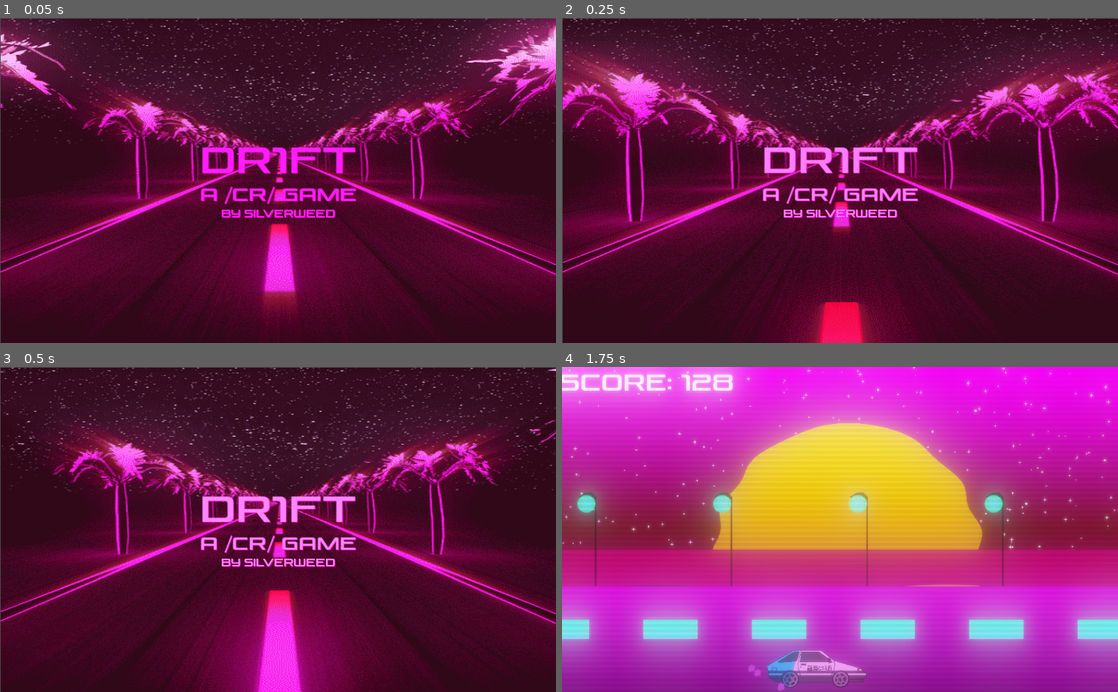
Above: before the commit, frames 1-4 (two rows, left to right).
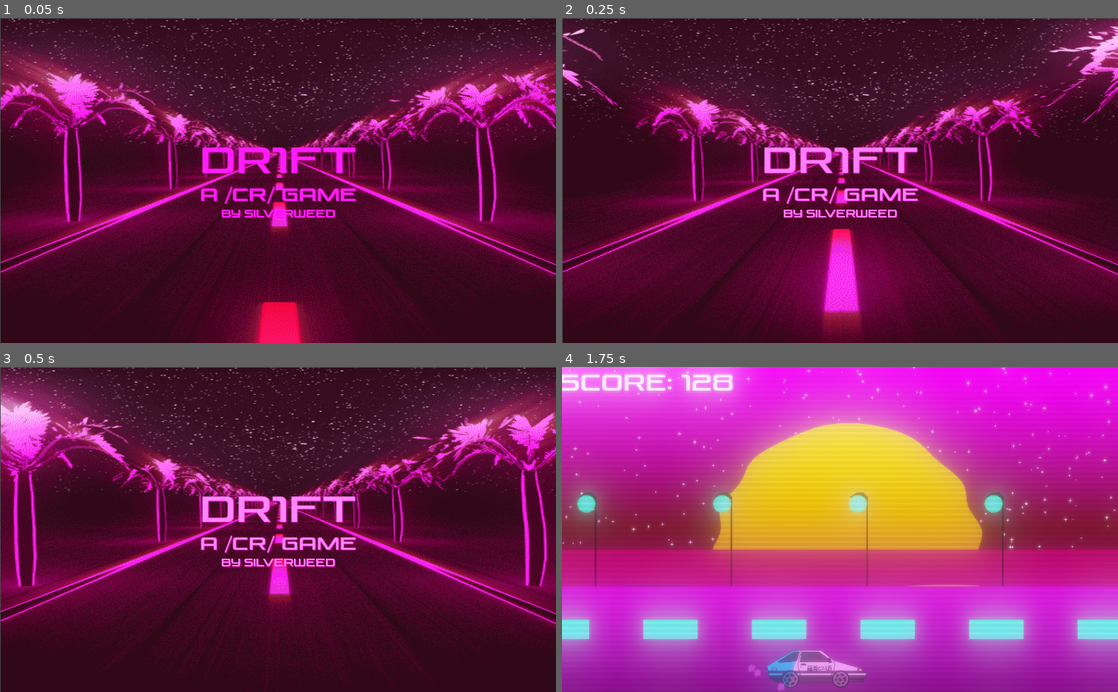
Above: after the commit, the same moments.

Repository: silverweed/dr1ft
Game: Godot game, scene res://Splash.tscn
Two runs of this game, one before a commit and one after it. Both use one fixed random seed, a clock stepped at 60 frames per second and the inputs below.
Inputs (mouse positions are in pixels of both pictures, inside the frame that each line leads up to):
- Up to frame 1 (0.05 s): no input
- Up to frame 2 (0.25 s): no input
- Up to frame 3 (0.5 s): no input
- Up to frame 4 (1.75 s): move the mouse to (962, 513) at 0.52 s; press the mouse at (962, 513) at 0.53 s; hold D (right) 0.53-1.28 s; tap Shift (drift) at 0.8, 1.35 s; move the mouse to (728, 545) at 1.27 s; release the mouse at (728, 545) at 1.28 s; hold S (down) from 1.28 s (still down); click (728, 545) at 1.55 s

The runs differ from the first frame. In frame 1, 31% of the frame differs, in the area x 0-100%, y 0-100%; in frame 2, 32%; in frame 3, 34%; in frame 4, nothing differs.

Commit message:
add ysort

Diff:
--- a/DriftLabel.gd
+++ b/DriftLabel.gd
@@ -1,6 +1,6 @@
 extends Label
 
-onready var car = $"/root/Game/Car"
+onready var car = $"/root/Game/YSort/Car"
 onready var score_label = $"/root/Game/ScoreLabel"
 
 var drifting = false
--- a/Game.tscn
+++ b/Game.tscn
@@ -10,10 +10,10 @@
 [ext_resource path="res://assets/bars.png" type="Texture" id=8]
 [ext_resource path="res://assets/dejavu_cut.ogg" type="AudioStream" id=9]
 [ext_resource path="res://AudioStreamPlayer.gd" type="Script" id=10]
-[ext_resource path="res://Car.tscn" type="PackedScene" id=11]
-[ext_resource path="res://assets/venus rising rg.ttf" type="DynamicFontData" id=12]
-[ext_resource path="res://DriftLabel.gd" type="Script" id=13]
-[ext_resource path="res://ScoreLabel.gd" type="Script" id=14]
+[ext_resource path="res://assets/venus rising rg.ttf" type="DynamicFontData" id=11]
+[ext_resource path="res://DriftLabel.gd" type="Script" id=12]
+[ext_resource path="res://ScoreLabel.gd" type="Script" id=13]
+[ext_resource path="res://Car.tscn" type="PackedScene" id=14]
 [ext_resource path="res://NPCCarSpawner.tscn" type="PackedScene" id=15]
 
 [sub_resource type="Environment" id=1]
@@ -191,13 +191,7 @@
 editor_draw_drag_margin = false
 _sections_unfolded = [ "Material", "Visibility" ]
 
-[node name="Car" parent="." index="10" instance=ExtResource( 11 )]
-
-position = Vector2( 195.553, 516.017 )
-frame = 0
-_sections_unfolded = [ "Transform", "Visibility", "Z Index" ]
-
-[node name="DriftLabel" type="Label" parent="." index="11"]
+[node name="DriftLabel" type="Label" parent="." index="10"]
 
 anchor_left = 0.0
 anchor_top = 0.0
@@ -218,10 +212,10 @@
 percent_visible = 1.0
 lines_skipped = 0
 max_lines_visible = -1
-script = ExtResource( 13 )
+script = ExtResource( 12 )
 _sections_unfolded = [ "custom_fonts" ]
 
-[node name="ScoreLabel" type="Label" parent="." index="12"]
+[node name="ScoreLabel" type="Label" parent="." index="11"]
 
 anchor_left = 0.0
 anchor_top = 0.0
@@ -240,21 +234,31 @@
 percent_visible = 1.0
 lines_skipped = 0
 max_lines_visible = -1
-script = ExtResource( 14 )
+script = ExtResource( 13 )
 _sections_unfolded = [ "custom_fonts" ]
 
-[node name="NPCCarSpawner" parent="." index="13" instance=ExtResource( 15 )]
+[node name="YSort" type="YSort" parent="." index="12"]
+
+sort_enabled = true
+
+[node name="Car" parent="YSort" index="0" instance=ExtResource( 14 )]
+
+position = Vector2( 195.553, 516.017 )
+z_index = 0
+_sections_unfolded = [ "Transform", "Visibility", "Z Index" ]
+
+[node name="NPCCarSpawner" parent="YSort" index="1" instance=ExtResource( 15 )]
 
 position = Vector2( 1840.38, 488.496 )
 
-[connection signal="on_drift" from="Car" to="WorldEnvironment" method="start_drift"]
-
-[connection signal="on_drift" from="Car" to="AudioStreamPlayer" method="start_drift"]
-
-[connection signal="on_drift" from="Car" to="DriftLabel" method="on_drift"]
-
-[connection signal="on_stop_drift" from="Car" to="WorldEnvironment" method="stop_drift"]
-
-[connection signal="on_stop_drift" from="Car" to="AudioStreamPlayer" method="stop_drift"]
-
-[connection signal="on_stop_drift" from="Car" to="DriftLabel" method="stop_drift"]
+[connection signal="on_drift" from="YSort/Car" to="AudioStreamPlayer" method="start_drift"]
+
+[connection signal="on_drift" from="YSort/Car" to="DriftLabel" method="on_drift"]
+
+[connection signal="on_drift" from="YSort/Car" to="WorldEnvironment" method="start_drift"]
+
+[connection signal="on_stop_drift" from="YSort/Car" to="AudioStreamPlayer" method="stop_drift"]
+
+[connection signal="on_stop_drift" from="YSort/Car" to="DriftLabel" method="stop_drift"]
+
+[connection signal="on_stop_drift" from="YSort/Car" to="WorldEnvironment" method="stop_drift"]
--- a/NPCCarSpawner.gd
+++ b/NPCCarSpawner.gd
@@ -2,7 +2,7 @@
 
 const NPCCar = preload("res://NpcCar.tscn")
 
-onready var car = $"/root/Game/Car"
+onready var car = $"/root/Game/YSort/Car"
 
 var speed_boost = 0
 var max_t = 7
--- a/Splash.tscn
+++ b/Splash.tscn
@@ -107,7 +107,7 @@
 	time += delta
 	modulate.g = G_A + (G_B - G_A) * abs(sin(time * PULSE))"
 
-[node name="Splash" type="Node" index="0"]
+[node name="Splash" type="Node"]
 
 script = ExtResource( 1 )
 
@@ -132,7 +132,7 @@
 scale = Vector2( 2.00972, 1.18385 )
 frames = SubResource( 1 )
 animation = "default"
-frame = 15
+frame = 27
 playing = true
 
 [node name="VBoxContainer" type="VBoxContainer" parent="CenterContainer" index="1"]
Not shown: 2 places in Game.tscn that only renumber resources
